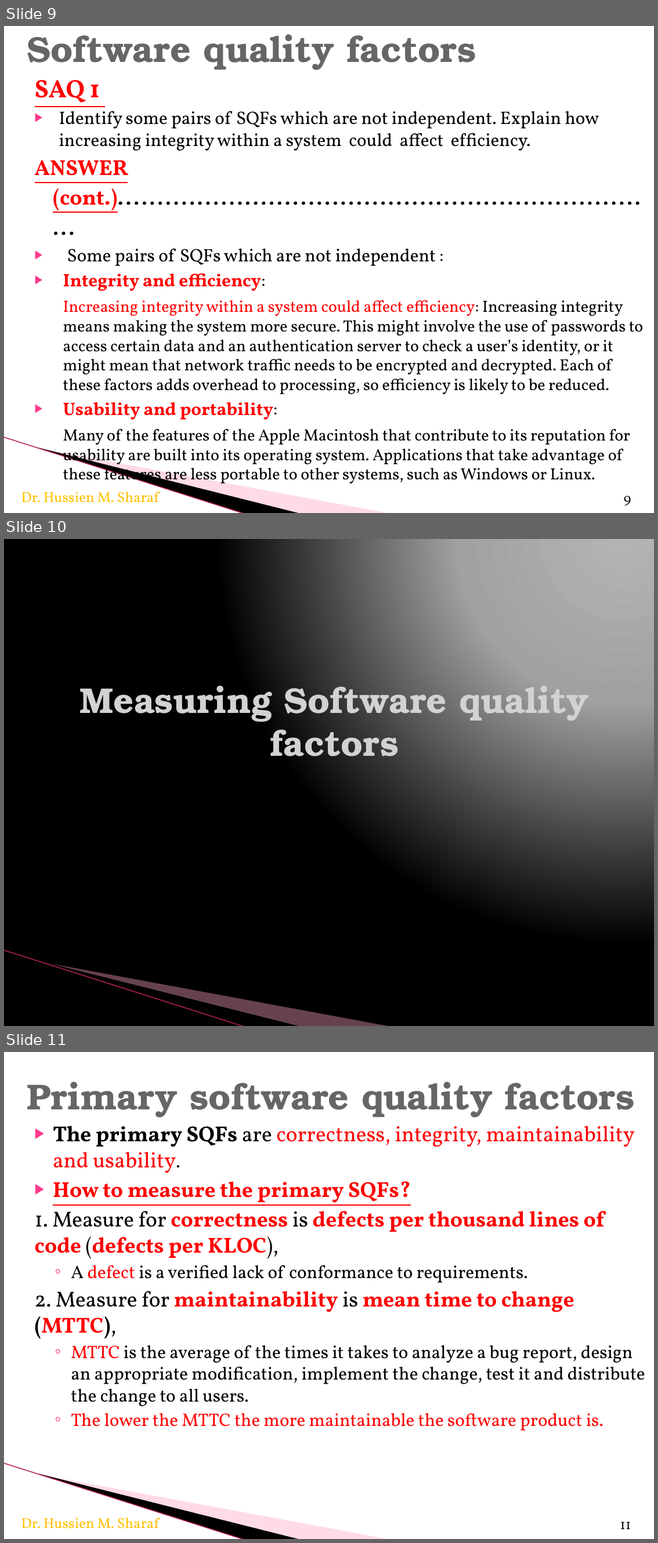
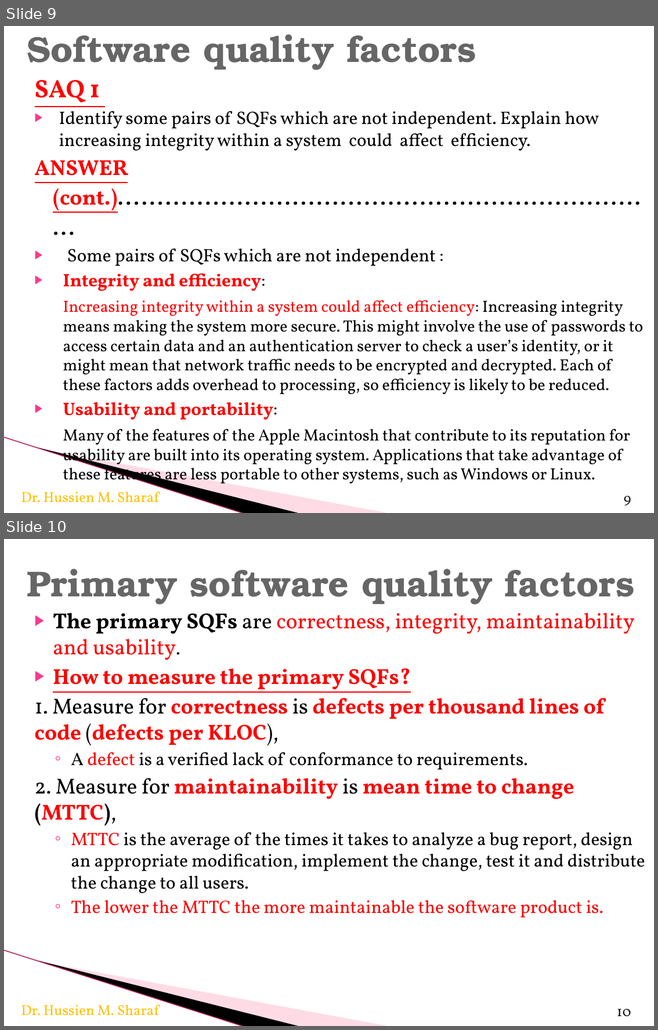
Before and after one commit to KShawki/CU, a slide deck: Security/Hussien-Lectures/Lec1 Product Quality.pptx. Shown one above the other, each under a label of ours: slides 9, 10 and 11 before the commit, slides 9 and 10 after it. The pictures are 658x1543 and 658x1030 pixels, drawn with LibreOffice and Linux fonts; fonts in the diff are those of the drawing; background and template pictures are left out. Boxes give left, top, right and bottom in pixels: in the first picture for what was removed or moved away, otherwise in the second. Text is boxed around its words. In the diff, an @@ line names an element or a change of style, - is before the commit and + after.

```diff
--- a/Security/Hussien-Lectures/Lec1 Product Quality.pptx
+++ b/Security/Hussien-Lectures/Lec1 Product Quality.pptx
@@ slide 10 removed at <box>4,539,654,1026</box>, background gradient #B4B4B4 to #A2A2A2 to #000000; not listed: 3 template elements that a slide beside it also shows @@
@@ title removed at <box>79,677,589,765</box> @@
-Measuring Software quality factors
@@ what was slide 11 is now slide 10 @@
@@ page number at <box>616,1009,631,1016</box>: text changed @@
-11
+10
```
Also in this commit, not shown: 2 other slides removed, 19 other files.
